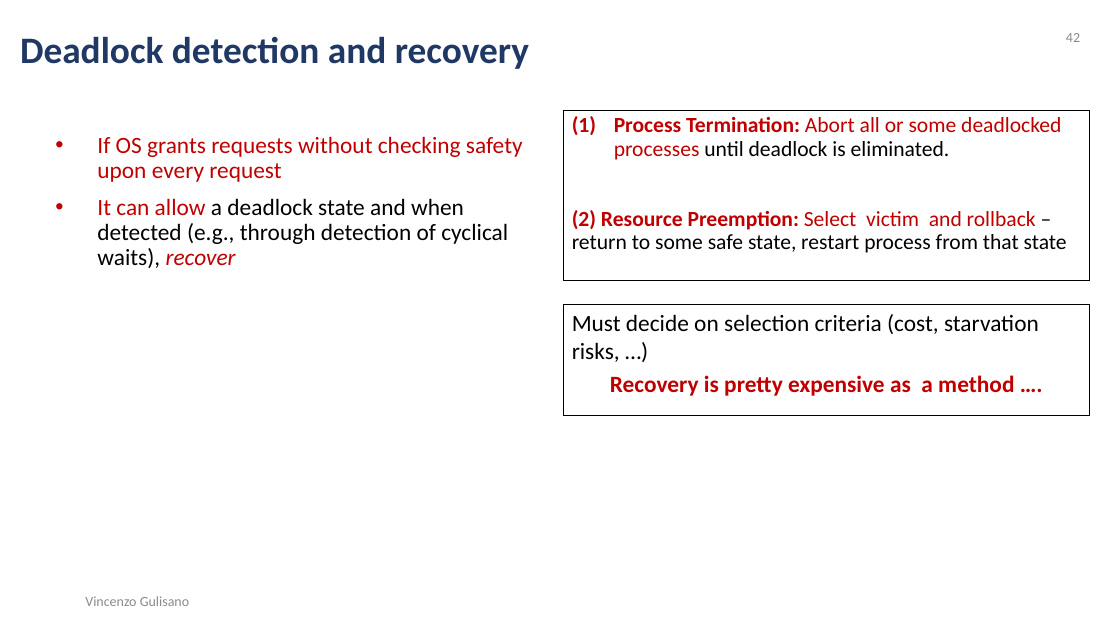
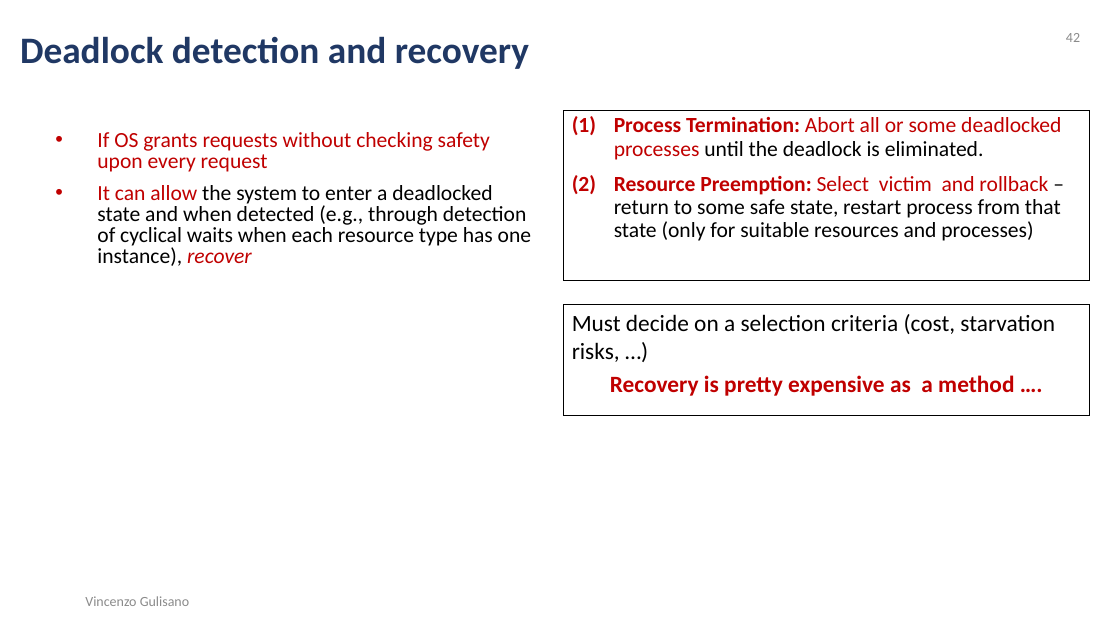
Before and after one commit to Josefgus/os_material, a slide deck: slide 42 of synchronization_part_2/synchronization_part_2.pptx. Drawn at 1120x630 pixels with LibreOffice and Linux fonts; fonts in the diff are those of the drawing. Boxes give left, top, right and bottom in pixels: in the first picture for what was removed or moved away, otherwise in the second. Text is boxed around its words. In the diff, an @@ line names an element or a change of style, - is before the commit and + after.

```diff
--- a/synchronization_part_2/synchronization_part_2.pptx
+++ b/synchronization_part_2/synchronization_part_2.pptx
@@ text in rectangle at <box>614,117,1061,241</box>: text changed; text colour #C00000 to #000000 @@
-(1) Process Termination: Abort all or some deadlocked processes until deadlock is eliminated.
-(2) Resource Preemption: Select victim and rollback – return to some safe state, restart process from that state
+(1) Process Termination: Abort all or some deadlocked processes until the deadlock is eliminated.
+(2) Resource Preemption: Select victim and rollback – return to some safe state, restart process from that state (only for suitable resources and processes)
@@ text at <box>97,132,490,172</box>: size 20 to 18.5 pt in "If OS grants requests without checking safety ..."; line spacing 0.9 to 0.8 @@
@@ text at <box>97,185,531,266</box>: text changed; size 20 to 18.5 pt @@
-• It can allow a deadlock state and when detected (e.g., through detection of cyclical waits), recover
+• It can allow the system to enter a deadlocked state and when detected (e.g., through detection of cyclical waits when each resource type has one instance), recover
@@ text in rectangle at <box>572,314,1055,362</box>: text changed @@
-Must decide on selection criteria (cost, starvation risks, …)
+Must decide on a selection criteria (cost, starvation risks, …)
```
Also in this commit, not shown: 4 other slides changed, 1 other file.
